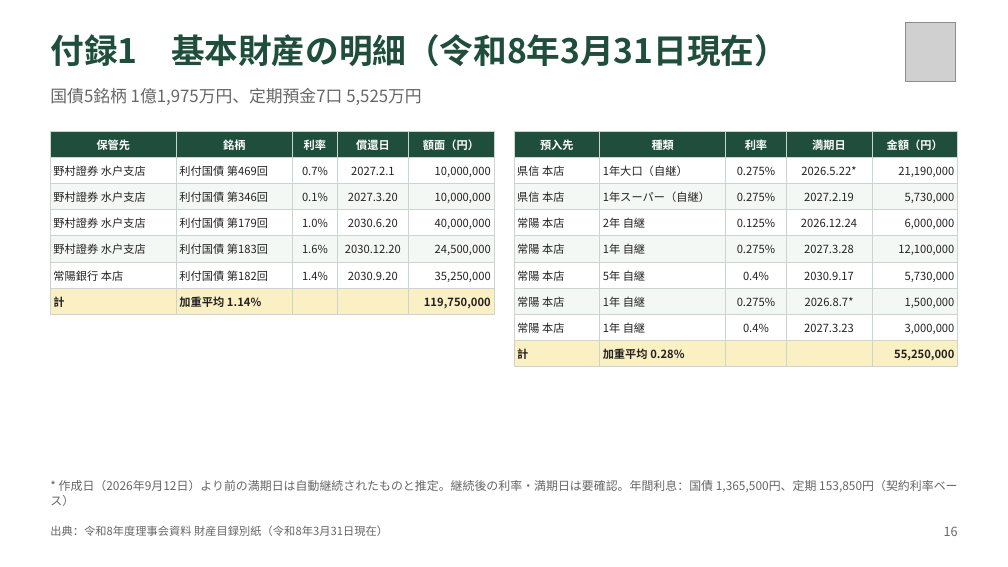
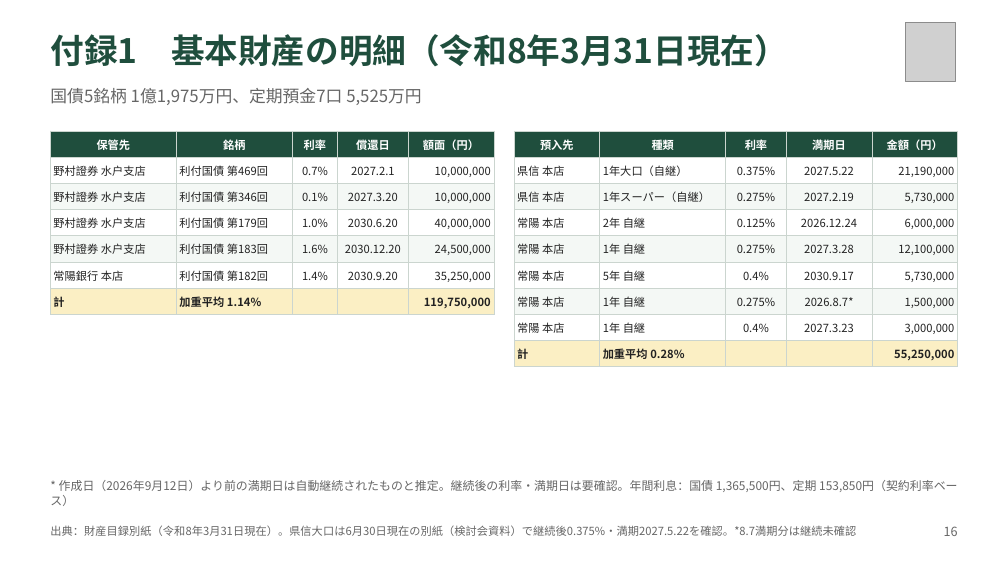
Before and after one commit to TakaS-JP/ClaudeGitHub, a slide deck: slide 16 of docs/ibaraki-kouseihogo/基本財産運用検討会_説明資料案_2026-09.pptx. Drawn at 1008x567 pixels with LibreOffice and Linux fonts; fonts in the diff are those of the drawing; grey boxes stand for pictures. Boxes give left, top, right and bottom in pixels: in the first picture for what was removed or moved away, otherwise in the second. Text is boxed around its words. In the diff, an @@ line names an element or a change of style, - is before the commit and + after.

```diff
--- a/docs/ibaraki-kouseihogo/基本財産運用検討会_説明資料案_2026-09.pptx
+++ b/docs/ibaraki-kouseihogo/基本財産運用検討会_説明資料案_2026-09.pptx
@@ table at (514,131,958,364) @@
-row 2, column 3: 0.275%
+row 2, column 3: 0.375%
-row 2, column 4: 2026.5.22*
+row 2, column 4: 2027.5.22
@@ text at (50,525,856,536): text changed @@
-出典：令和8年度理事会資料 財産目録別紙（令和8年3月31日現在）
+出典：財産目録別紙（令和8年3月31日現在）。県信大口は6月30日現在の別紙（検討会資料）で継続後0.375%・満期2027.5.22を確認。*8.7満期分は継続未確認
```
Also in this commit, not shown: 8 other slides changed, 18 other files.
